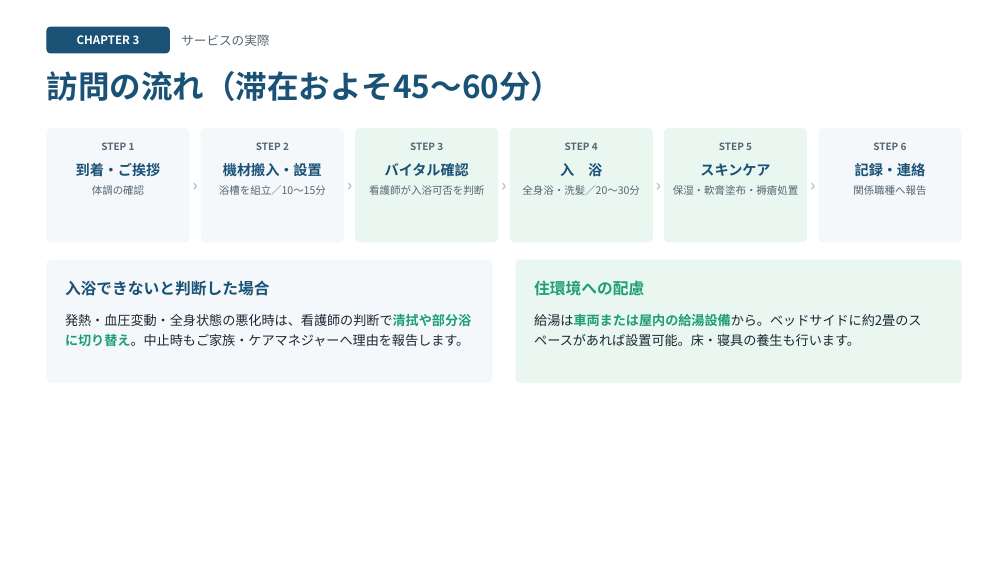
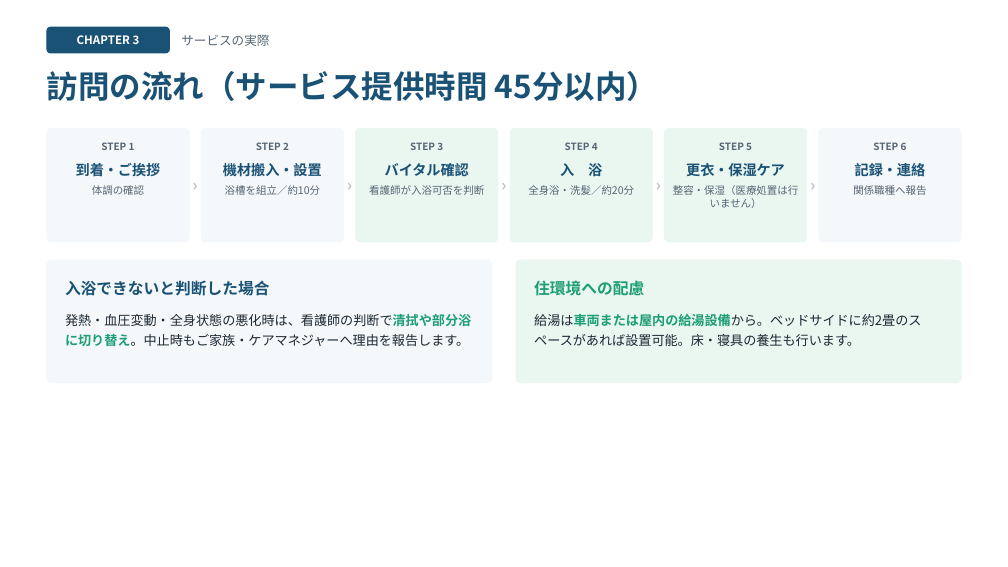
Before and after one commit to 1w0wakmsw0w-ctrl/houmonnyuyoku, a slide deck: slide 6 of houmon-nyuyoku-slides.pptx. Drawn at 1008x567 pixels with LibreOffice and Linux fonts; fonts in the diff are those of the drawing. Boxes give left, top, right and bottom in pixels: in the first picture for what was removed or moved away, otherwise in the second. Text is boxed around its words. In the diff, an @@ line names an element or a change of style, - is before the commit and + after.

```diff
--- a/houmon-nyuyoku-slides.pptx
+++ b/houmon-nyuyoku-slides.pptx
@@ text at [47,71,658,101]: text changed @@
-訪問の流れ（滞在およそ45〜60分）
+訪問の流れ（サービス提供時間 45分以内）
@@ text at [686,163,785,177]: text changed @@
-スキンケア
+更衣・保湿ケア
@@ text at [225,185,320,195]: text changed @@
-浴槽を組立／10〜15分
+浴槽を組立／約10分
@@ text at [528,185,634,195]: text changed @@
-全身浴・洗髪／20〜30分
+全身浴・洗髪／約20分
@@ text at [673,185,799,208]: text changed @@
-保湿・軟膏塗布・褥瘡処置
+整容・保湿（医療処置は行いません）
```
Also in this commit, not shown: 4 other slides changed, 2 slides added, 3 other files.
